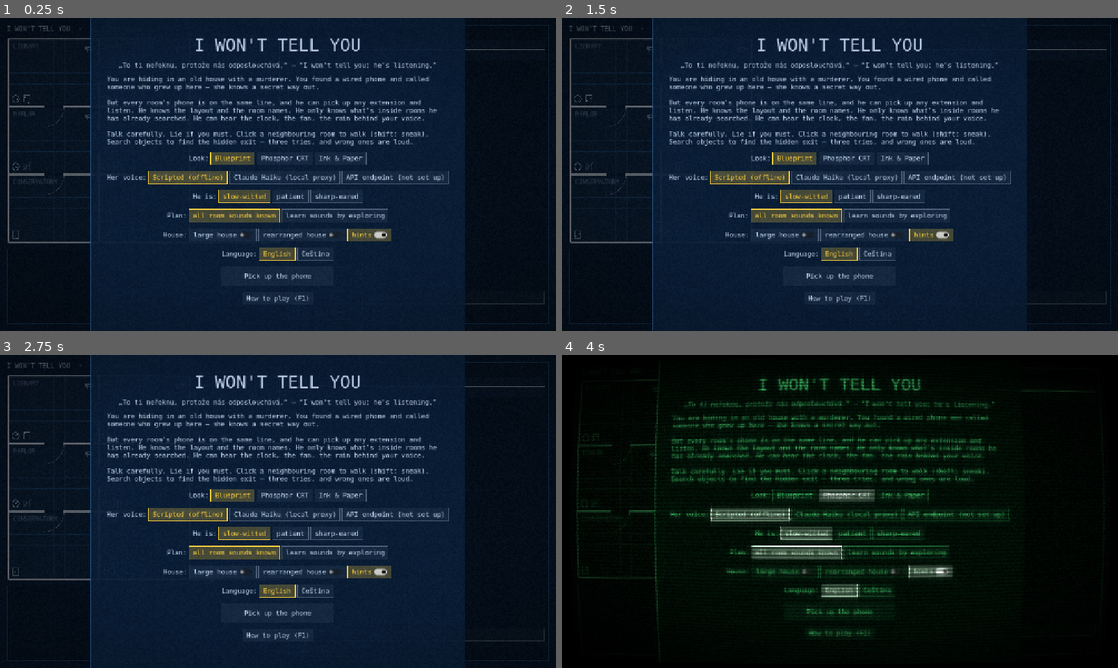
Above: before the commit, frames 1-4 (two rows, left to right).
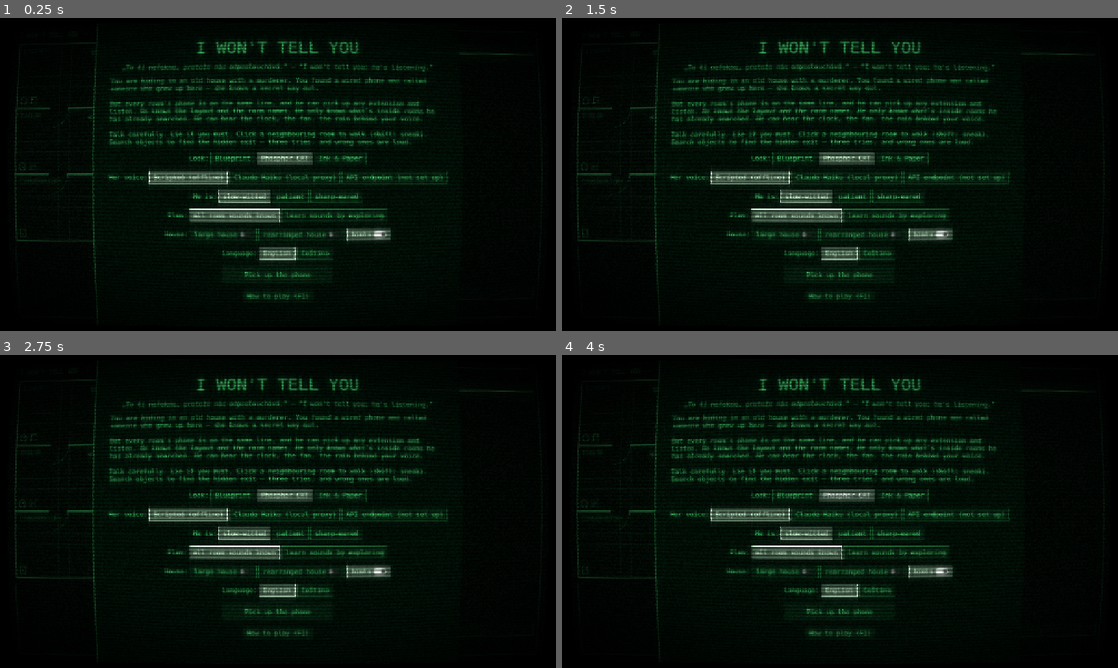
Above: after the commit, the same moments.

Repository: Vikvam/oiside-jam-2610
Game: Godot game, scene res://main.tscn
The game is run twice, just before and just after one commit, with the same random seed, the same clock (stepped at 60 frames per second) and the same inputs.
Inputs (mouse positions are in pixels of both pictures, inside the frame that each line leads up to):
- Up to frame 1 (0.25 s): no input
- Up to frame 2 (1.5 s): click (979, 296) at 0.52 s; type "12" at 0.6 s; click "Tap [Ctrl+T]" at 1.25 s
- Up to frame 3 (2.75 s): click (361, 649) at 2 s
- Up to frame 4 (4 s): click "Blueprint" at 2.75 s; click "Phosphor CRT" at 3.5 s

The runs differ from the first frame. In frame 1, 80% of the frame differs, in the area x 0-100%, y 0-100%; in frame 2, 80%; in frame 3, 80%; in frame 4, nothing differs.

Commit message:
Default look: Phosphor (user choice); pause for joint session
Co-Authored-By: Claude Opus 5.5 <noreply@anthropic.com>

Diff:
--- a/scripts/main.gd
+++ b/scripts/main.gd
@@ -205,7 +205,7 @@
 
 func _load_settings() -> void:
 	_settings.load("user://settings.cfg")
-	Style.current = _settings.get_value("ui", "style", "blueprint")
+	Style.current = _settings.get_value("ui", "style", "phosphor")
 	backend = _settings.get_value("ui", "backend", "mock")
 	difficulty = _settings.get_value("ui", "difficulty", "gentle")
 	Loc.lang = _settings.get_value("ui", "lang", "en")
Not shown, changed: DECISIONS.md
